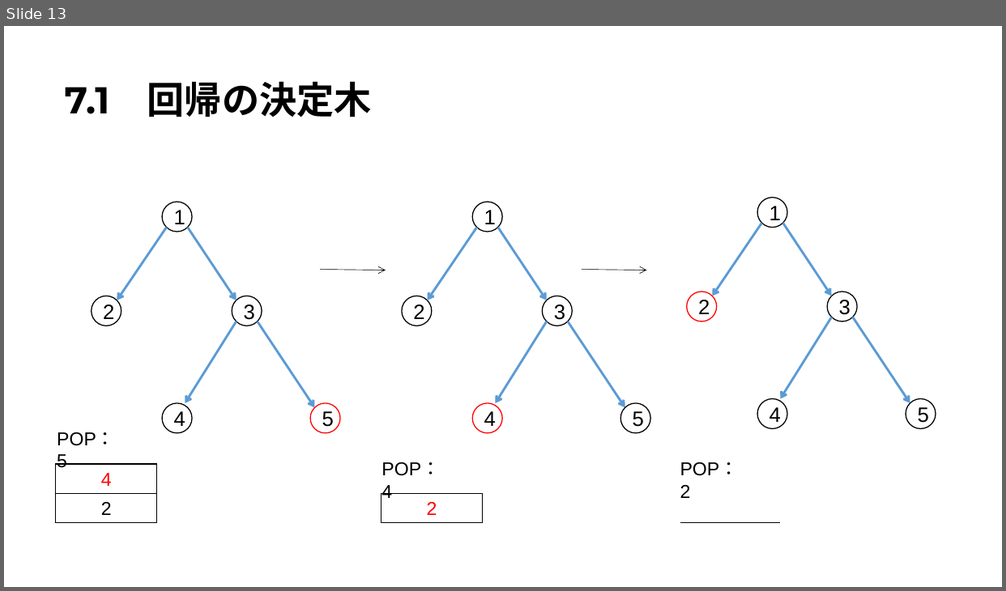
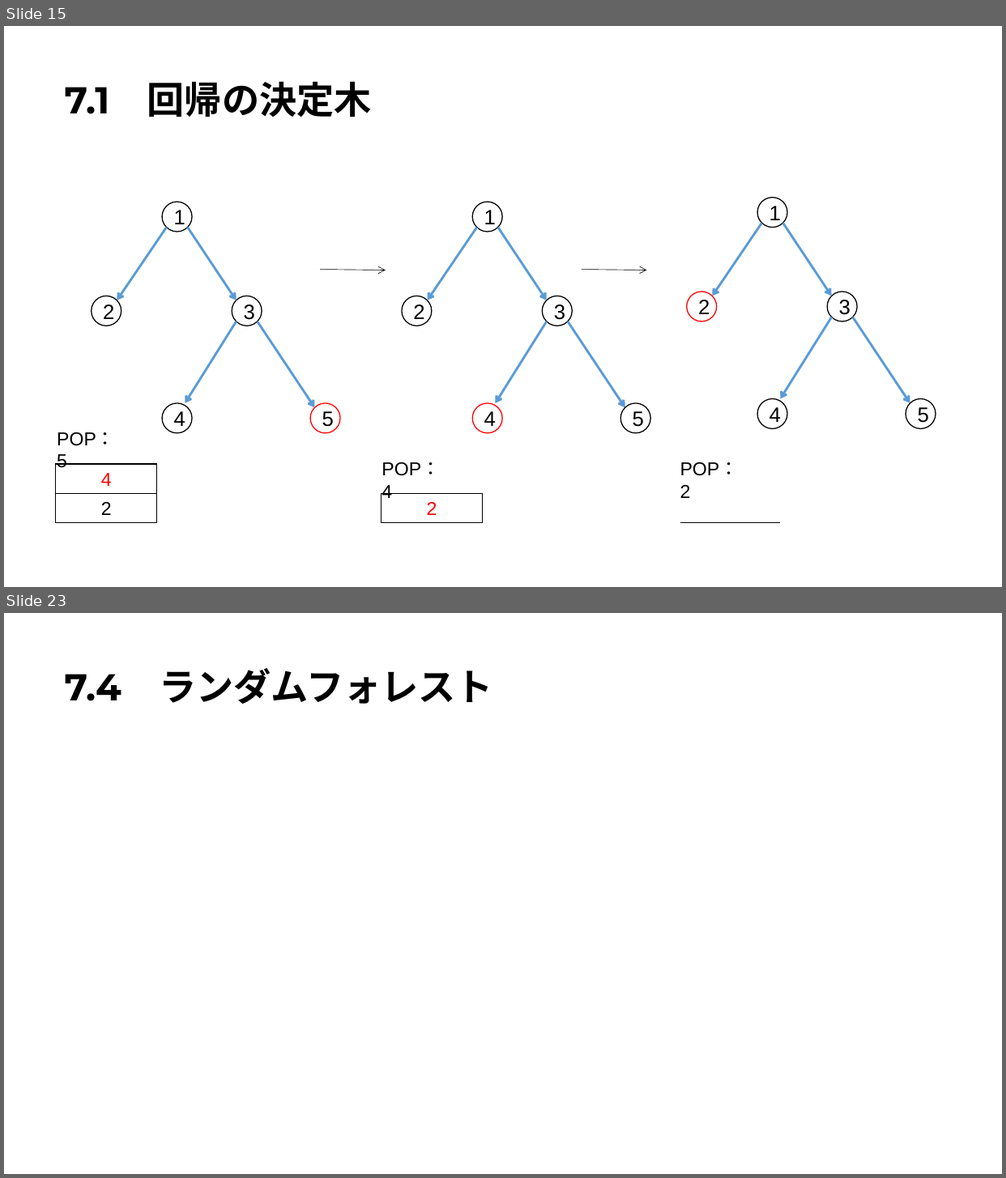
Before and after one commit to Harrry1206/-Graduation-research2, a slide deck: 第7章決定木.pptx. Shown one above the other, each under a label of ours: slide 13 before the commit, slides 15 and 23 after it; the slides between them are not shown. The pictures are 1006x591 and 1006x1178 pixels, drawn with LibreOffice and Linux fonts; fonts in the diff are those of the drawing. Boxes give left, top, right and bottom in pixels: in the first picture for what was removed or moved away, otherwise in the second. Text is boxed around its words. In the diff, an @@ line names an element or a change of style, - is before the commit and + after.

```diff
--- a/第7章決定木.pptx
+++ b/第7章決定木.pptx
@@ slide 23 added at (4, 613, 1002, 1174), background #FFFFFF @@
@@ title added at (65, 668, 493, 704), 36 pt, text #000000, bold @@
+7.4 ランダムフォレスト
@@ what was slide 13 is now slide 15 @@
```
Also in this commit, not shown: 3 slides changed, 9 other slides added.
